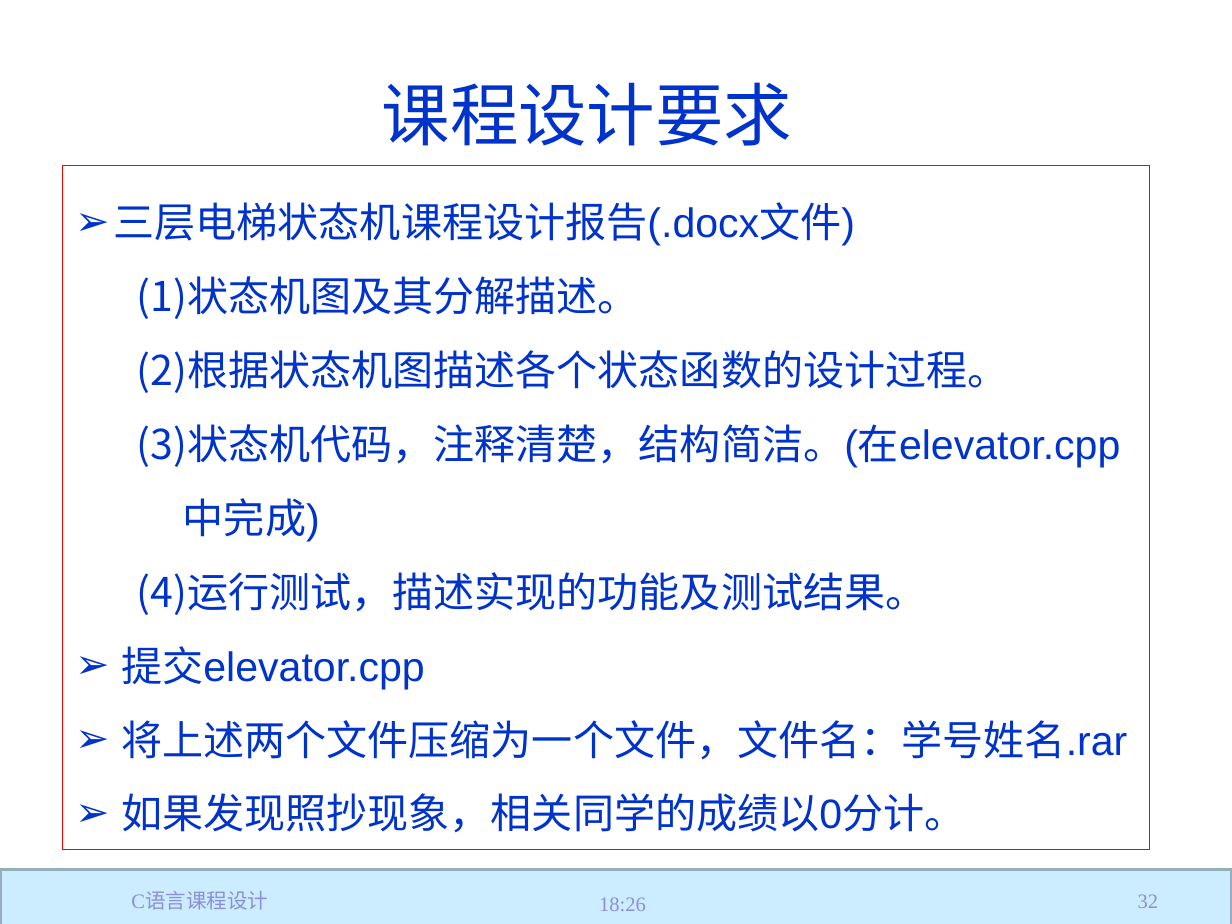
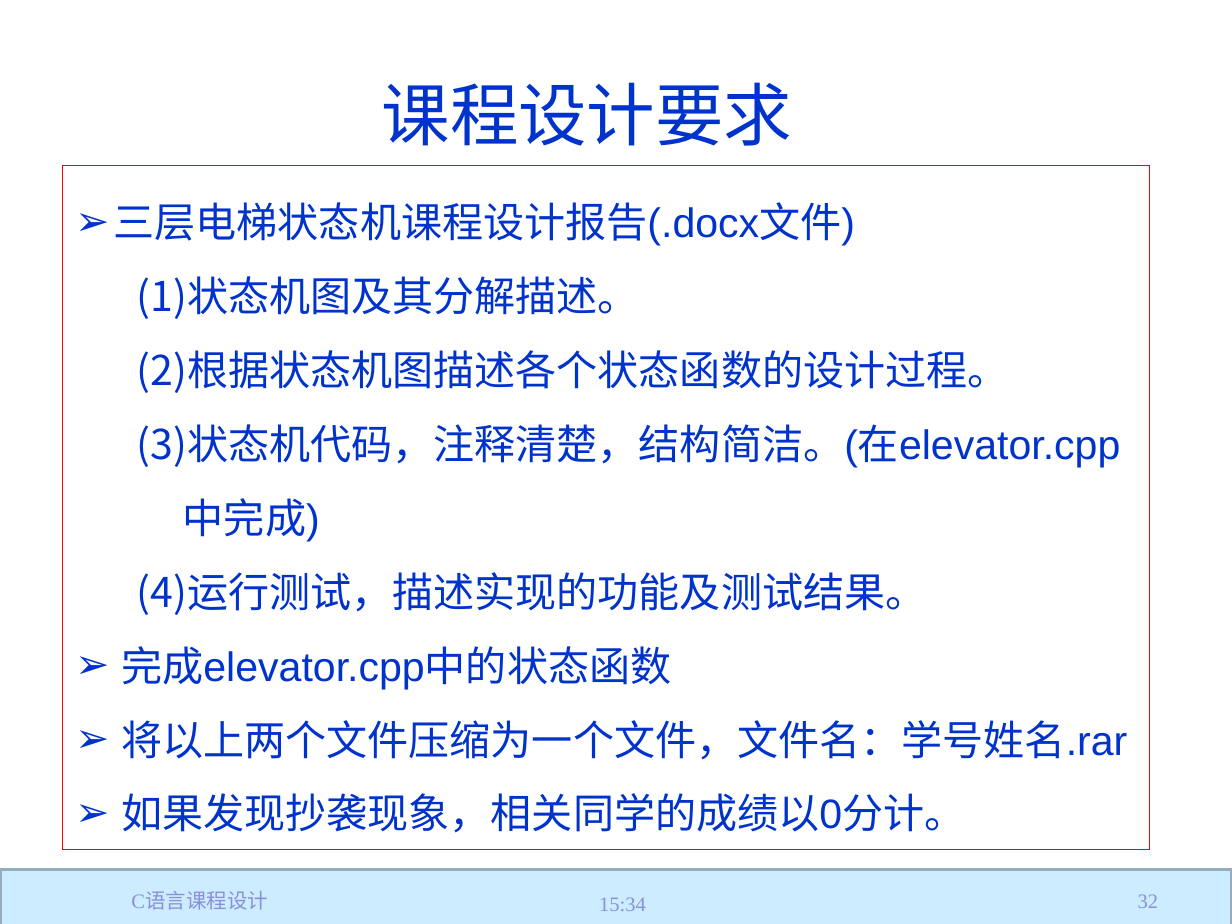
Before and after one commit to jtrfid/C-Repositories, a slide deck: slide 32 of 2017/C语言课程设计/C语言课程设计.pptx. Drawn at 1232x924 pixels with LibreOffice and Linux fonts; fonts in the diff are those of the drawing; background and template pictures are left out. Boxes give left, top, right and bottom in pixels: in the first picture for what was removed or moved away, otherwise in the second. Text is boxed around its words. In the diff, an @@ line names an element or a change of style, - is before the commit and + after.

```diff
--- a/2017/C语言课程设计/C语言课程设计.pptx
+++ b/2017/C语言课程设计/C语言课程设计.pptx
@@ text in rectangle at (121, 646, 1127, 833): text changed @@
-➢ 提交elevator.cpp
-➢ 将上述两个文件压缩为一个文件，文件名：学号姓名.rar
-➢ 如果发现照抄现象，相关同学的成绩以0分计。
+➢ 完成elevator.cpp中的状态函数
+➢ 将以上两个文件压缩为一个文件，文件名：学号姓名.rar
+➢ 如果发现抄袭现象，相关同学的成绩以0分计。
@@ text at (599, 897, 646, 911): text changed @@
-18:26
+15:34
```
Also in this commit, not shown: 53 other slides changed, 3 slides added, 2 other files.
